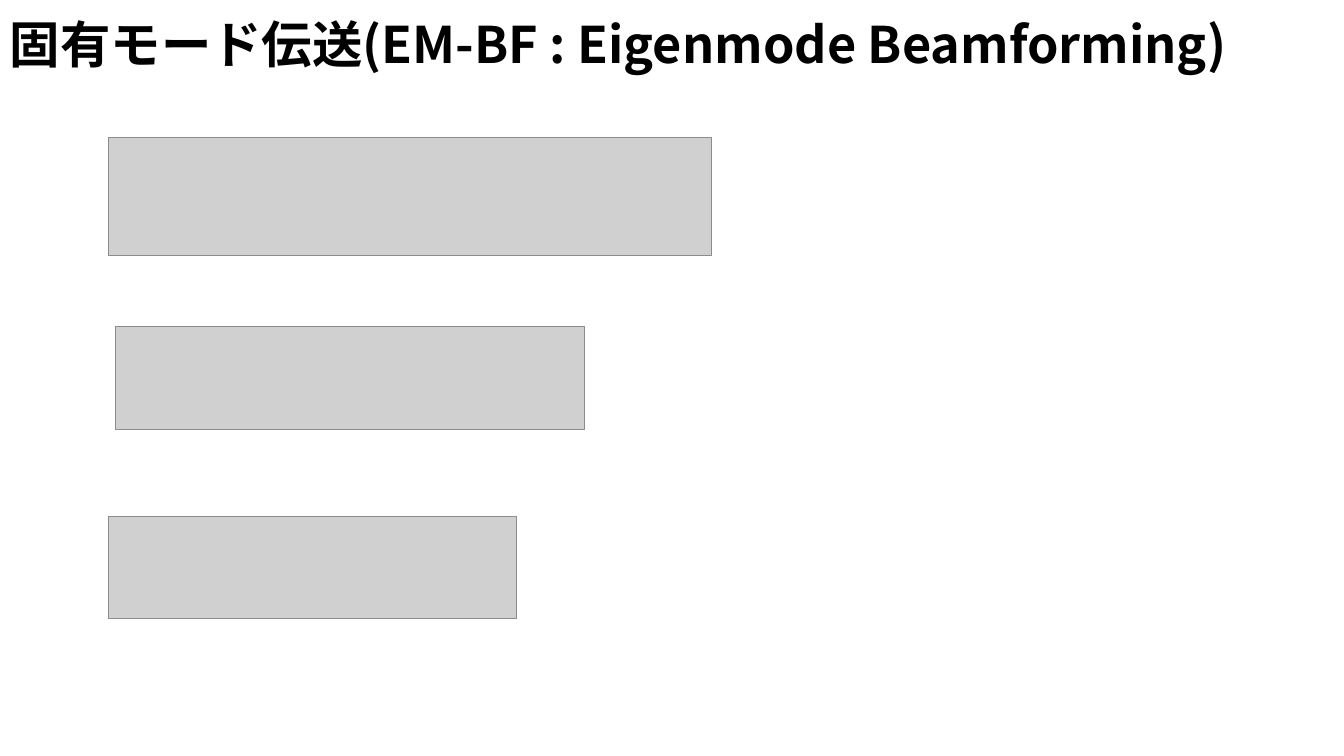
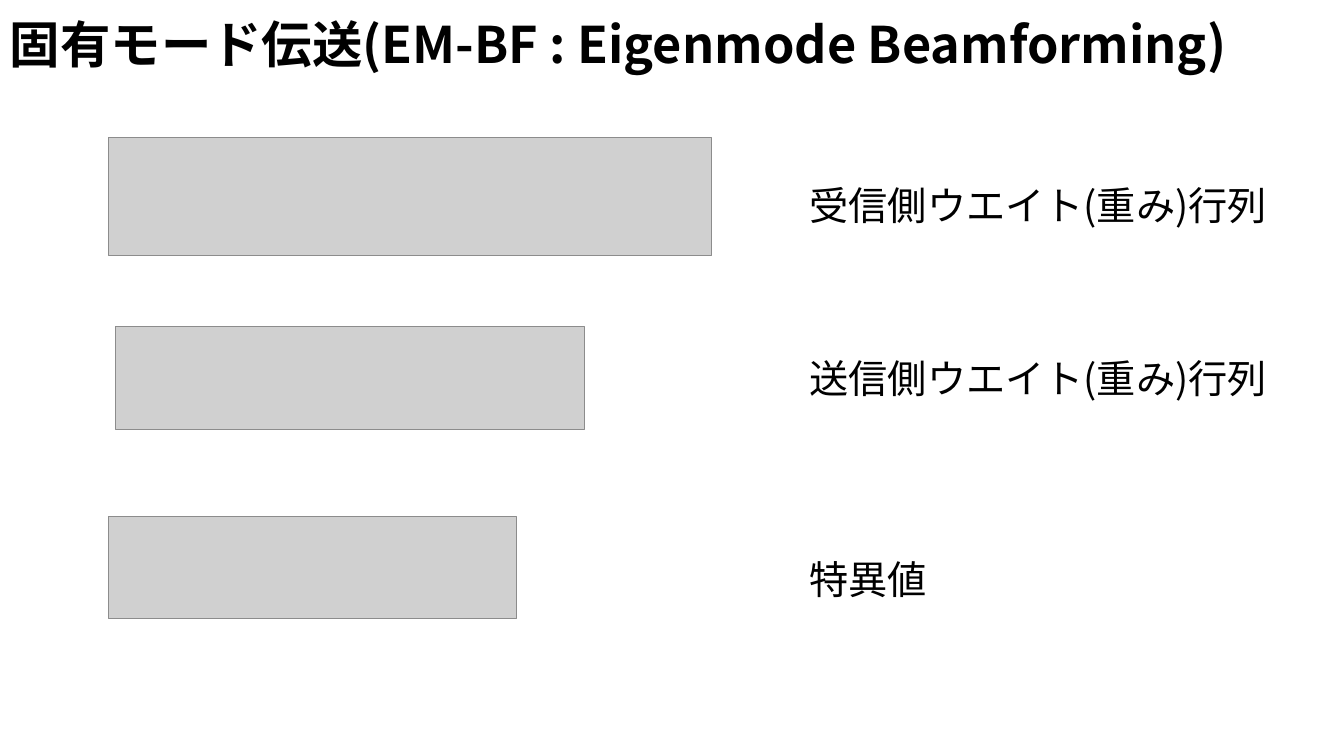
Before and after one commit to ryoww/seminar, a slide deck: slide 5 of MIMO/MU-MIMO.pptx. Drawn at 1344x756 pixels with LibreOffice and Linux fonts; fonts in the diff are those of the drawing; grey boxes stand for pictures. Boxes give left, top, right and bottom in pixels: in the first picture for what was removed or moved away, otherwise in the second. Text is boxed around its words. In the diff, an @@ line names an element or a change of style, - is before the commit and + after.

```diff
--- a/MIMO/MU-MIMO.pptx
+++ b/MIMO/MU-MIMO.pptx
@@ text added at bbox=[810, 187, 1267, 228], 28 pt, text #000000 @@
+受信側ウエイト(重み)行列
@@ text added at bbox=[810, 360, 1267, 401], 28 pt, text #000000 @@
+送信側ウエイト(重み)行列
@@ text added at bbox=[810, 561, 927, 597], 28 pt, text #000000 @@
+特異値
```
Also in this commit, not shown: 2 other slides changed.
